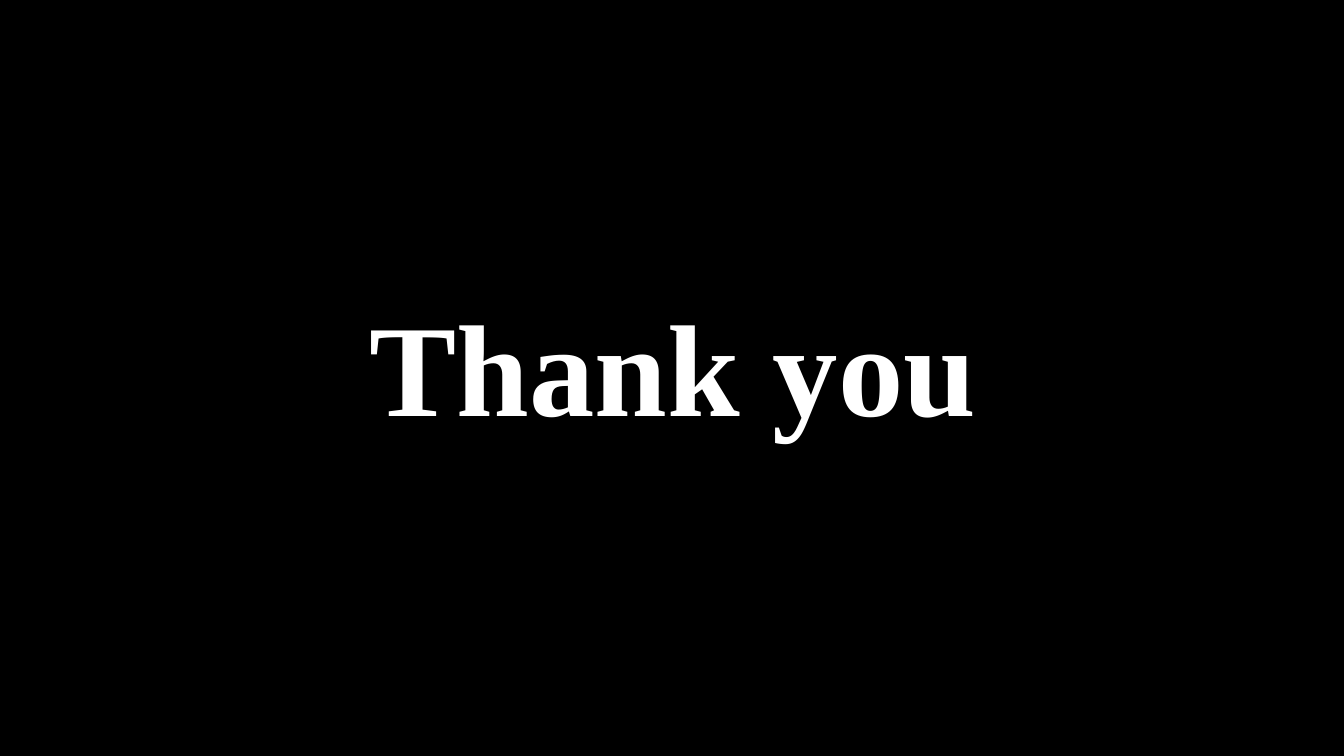
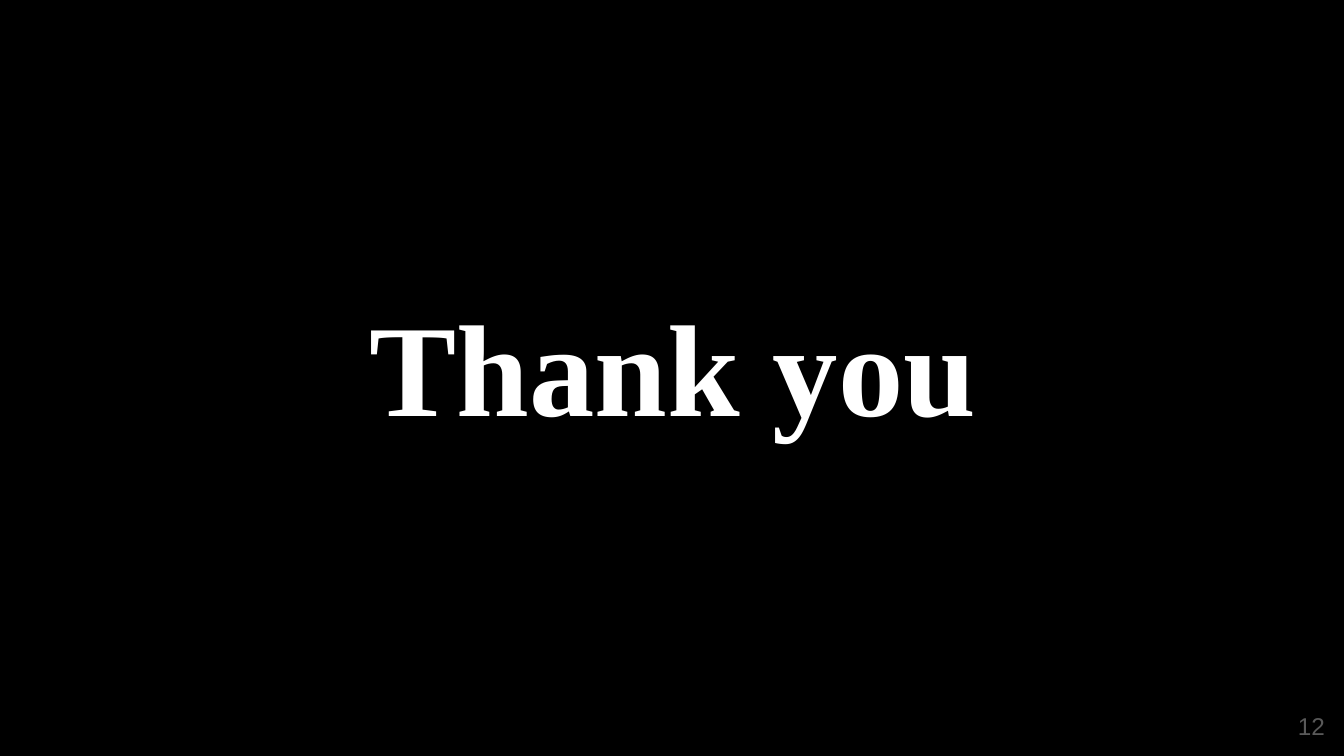
Before and after one commit to mdomorffaruk/CSE41-LAB, a slide deck: slide 12 of ThesisPart1/Proposal-Website-Vulnerabilities-Scanner_-Vuln-Exposer.pptx (slide 16 before the commit). Drawn at 1344x756 pixels with LibreOffice and Linux fonts; fonts in the diff are those of the drawing. Boxes give left, top, right and bottom in pixels: in the first picture for what was removed or moved away, otherwise in the second. Text is boxed around its words. In the diff, an @@ line names an element or a change of style, - is before the commit and + after.

```diff
--- a/ThesisPart1/Proposal-Website-Vulnerabilities-Scanner_-Vuln-Exposer.pptx
+++ b/ThesisPart1/Proposal-Website-Vulnerabilities-Scanner_-Vuln-Exposer.pptx
@@ page number added at (1298,718,1325,735), 13 pt, text #595959 @@
+12
```
Also in this commit, not shown: 9 other slides changed, 2 slides added, 6 slides removed.
